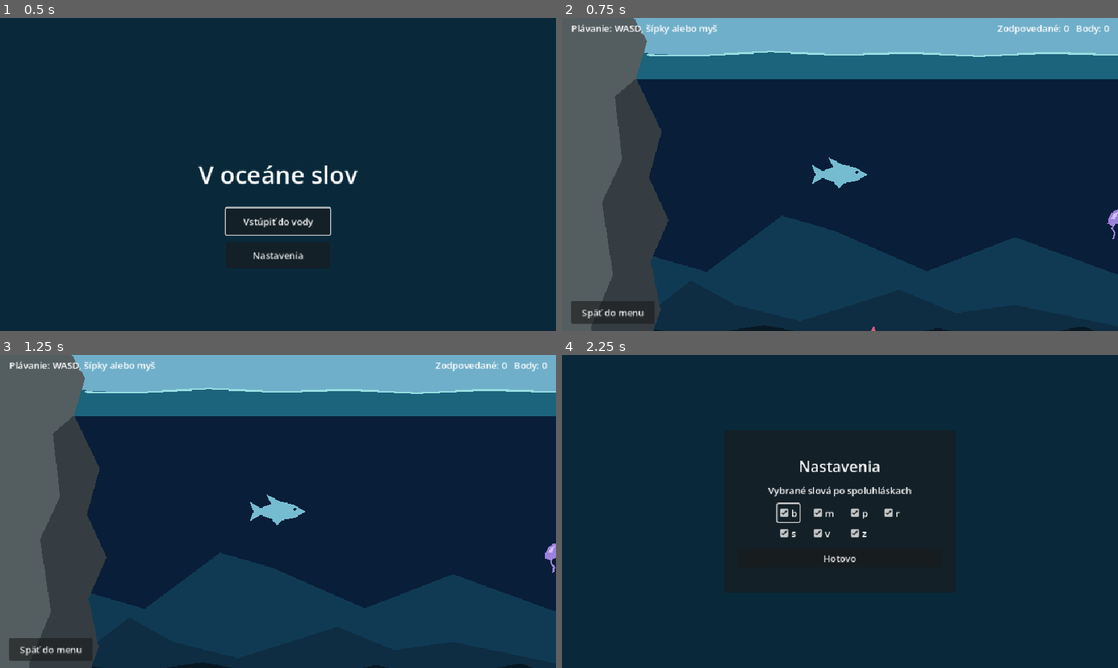
Above: before the commit, frames 1-4 (two rows, left to right).
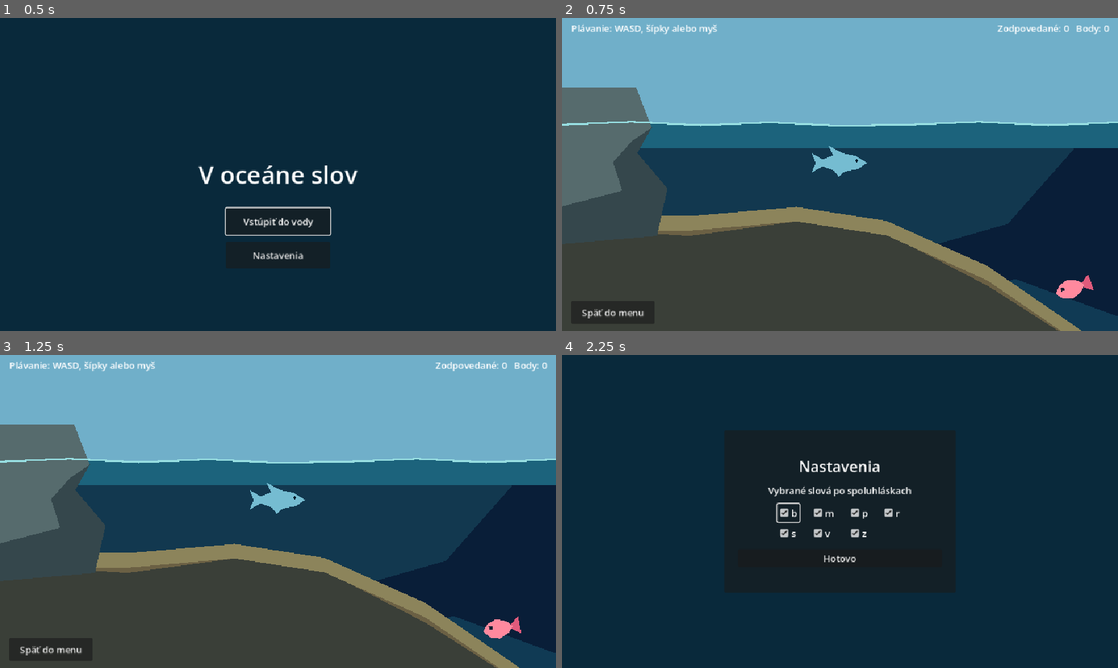
Above: after the commit, the same moments.

Repository: UCM-MS/T6-Projekt-V-oceane-slov
Game: Godot game, scene res://start.tscn
The game is run twice, just before and just after one commit, with the same random seed, the same clock (stepped at 60 frames per second) and the same inputs.
Inputs:
- Up to frame 1 (0.5 s): no input
- Up to frame 2 (0.75 s): click "Vstúpiť do vody" at 0.5 s
- Up to frame 3 (1.25 s): no input
- Up to frame 4 (2.25 s): click "Späť do menu" at 1.25 s; click "Nastavenia" at 2 s

Frame 1 is identical in both runs. In frame 2, 75% of the frame differs, in the area x 0-100%, y 0-100%; in frame 3, 75%; in frame 4, nothing differs.

Commit message:
enpanzia test mapy

Diff:
--- /dev/null
+++ b/project/game/dive_geometry.gd
@@ -0,0 +1,13 @@
+extends RefCounted
+
+const SURFACE_Y := 64.0
+const SWIM_BOUNDS := Rect2(218.0, SURFACE_Y, 4542.0, 1028.0)
+
+
+static func floor_y(profile: PackedVector2Array, x: float) -> float:
+	for index in range(profile.size() - 1):
+		var left := profile[index]
+		var right := profile[index + 1]
+		if right.x > left.x and x >= left.x and x <= right.x:
+			return lerpf(left.y, right.y, (x - left.x) / (right.x - left.x))
+	return SWIM_BOUNDS.end.y
--- /dev/null
+++ b/project/game/dive_regions.tscn
@@ -0,0 +1,46 @@
+[gd_scene format=3]
+
+[node name="DiveRegions" type="Node2D"]
+
+[node name="Wreck" type="Node2D" parent="."]
+position = Vector2(2500, 883)
+
+[node name="SandFoot" type="Polygon2D" parent="Wreck"]
+color = Color(0.44, 0.38, 0.27, 1)
+polygon = PackedVector2Array(-153, 19, -81, 1, 120, -3, 277, 9, 347, 23, 249, 28, -114, 27)
+
+[node name="FarMast" type="Polygon2D" parent="Wreck"]
+color = Color(0.34, 0.25, 0.19, 1)
+polygon = PackedVector2Array(113, -91, 118, -201, 130, -200, 132, -90)
+
+[node name="BrokenYard" type="Polygon2D" parent="Wreck"]
+color = Color(0.44, 0.32, 0.22, 1)
+polygon = PackedVector2Array(58, -176, 155, -159, 150, -151, 59, -168)
+
+[node name="Rope" type="Polygon2D" parent="Wreck"]
+color = Color(0.57, 0.47, 0.33, 1)
+polygon = PackedVector2Array(120, -185, 122, -181, 45, -94, 40, -93)
+
+[node name="SternCabin" type="Polygon2D" parent="Wreck"]
+color = Color(0.43, 0.31, 0.22, 1)
+polygon = PackedVector2Array(-54, -83, -46, -142, 41, -133, 42, -78)
+
+[node name="CabinWindow" type="Polygon2D" parent="Wreck"]
+color = Color(0.07, 0.18, 0.23, 1)
+polygon = PackedVector2Array(-33, -126, -6, -124, -7, -104, -35, -107)
+
+[node name="Hull" type="Polygon2D" parent="Wreck"]
+color = Color(0.40, 0.27, 0.20, 1)
+polygon = PackedVector2Array(-99, -98, 40, -80, 103, -90, 127, -77, 150, -93, 248, -77, 289, -105, 260, -48, 215, -10, 97, 14, -30, 0, -71, -24)
+
+[node name="HullBand" type="Polygon2D" parent="Wreck"]
+color = Color(0.61, 0.43, 0.28, 1)
+polygon = PackedVector2Array(-95, -91, 40, -73, 104, -83, 127, -70, 151, -86, 250, -69, 279, -90, 269, -73, 249, -59, 152, -75, 127, -59, 101, -72, 39, -61, -90, -79)
+
+[node name="BrokenPlanks" type="Polygon2D" parent="Wreck"]
+color = Color(0.20, 0.22, 0.21, 1)
+polygon = PackedVector2Array(96, -78, 114, -80, 130, -66, 153, -84, 165, -82, 149, -48, 128, -31, 117, -48)
+
+[node name="LowerHull" type="Polygon2D" parent="Wreck"]
+color = Color(0.29, 0.22, 0.18, 1)
+polygon = PackedVector2Array(-70, -29, 35, -22, 120, -9, 216, -21, 253, -43, 215, -10, 97, 14, -30, 0)
--- a/project/game/quiz_crab.gd
+++ b/project/game/quiz_crab.gd
@@ -1,6 +1,5 @@
 extends "res://quiz_fish.gd"
 
-var floor_profile: PackedVector2Array
 var leg_phase := 0.0
 
 func _ready() -> void:
@@ -9,13 +8,8 @@
 	escape_message = "Krab ušiel. Pozri si správny tvar."
 
 func place_on_floor(x: float) -> void:
-	position.x = x
-	for index in floor_profile.size() - 1:
-		var start := floor_profile[index]
-		var end := floor_profile[index + 1]
-		if end.x > start.x and x >= start.x and x <= end.x:
-			position.y = lerpf(start.y, end.y, (x - start.x) / (end.x - start.x)) - 12.0
-			return
+	position = Vector2(x, DiveGeometry.floor_y(floor_profile, x) - 12.0)
+
 
 func swim(delta: float, bounds: Rect2) -> void:
 	var next_x := position.x + velocity.x * delta
--- a/project/game/quiz_fish.gd
+++ b/project/game/quiz_fish.gd
@@ -1,7 +1,10 @@
 extends Node2D
 
+const DiveGeometry = preload("res://dive_geometry.gd")
 const SwimFacing = preload("res://swim_facing.gd")
 
+var floor_profile := PackedVector2Array()
+var floor_clearance := 24.0
 var escape_message := "Ryba ušla. Pozri si správny tvar."
 var facing := SwimFacing.new(-1.0)
 var facing_direction := Vector2.LEFT
@@ -26,11 +29,16 @@
 	var next_position := position + velocity * delta
 	if next_position.x <= bounds.position.x or next_position.x >= bounds.end.x:
 		velocity.x = -velocity.x
-	if next_position.y <= bounds.position.y or next_position.y >= bounds.end.y:
+	var floor_limit := swim_floor_y(clampf(next_position.x, bounds.position.x, bounds.end.x), bounds)
+	if next_position.y <= bounds.position.y or next_position.y >= floor_limit:
 		velocity.y = -velocity.y
 
-	position = next_position.clamp(bounds.position, bounds.end)
+	position = next_position.clamp(bounds.position, Vector2(bounds.end.x, floor_limit))
 	facing_direction = velocity
 
 func face_direction(direction: Vector2, delta: float) -> void:
 	transform = facing.update(direction, delta, position, true)
+
+
+func swim_floor_y(x: float, bounds: Rect2) -> float:
+	return clampf(DiveGeometry.floor_y(floor_profile, x) - floor_clearance, bounds.position.y, bounds.end.y)
--- a/project/game/quiz_jellyfish.gd
+++ b/project/game/quiz_jellyfish.gd
@@ -6,6 +6,7 @@
 func _ready() -> void:
 	velocity = Vector2(0.0, randf_range(12.0, 20.0) * signf(velocity.y))
 	vertical_speed = absf(velocity.y)
+	floor_clearance = 46.0
 	escape_message = "Medúza ušla. Pozri si správny tvar."
 
 func swim(delta: float, bounds: Rect2) -> void:
--- a/project/game/selected_words.json
+++ b/project/game/selected_words.json
@@ -162,7 +162,7 @@
     {"word":"rýdzi","prompt":"r_dzi","answer":"ý","explanation":"„rýdzi“ (čistý, bez prímesí) patrí medzi vybrané slová po r. Preto píšeme tvrdé ypsilon. V zadanej slabike vyslovujeme dlhú samohlásku, preto dopĺňame ý."},
     {"word":"kryha","prompt":"kr_ha","answer":"y","explanation":"„kryha“ (plávajúci kus ľadu) patrí medzi vybrané slová po r. Preto píšeme tvrdé ypsilon. V zadanej slabike vyslovujeme krátku samohlásku, preto dopĺňame y."},
     {"word":"úryvok","prompt":"úr_vok","answer":"y","explanation":"„Úryvok“ je vyňatá časť textu. Patrí k vybraným slovám po r a krátke y si môžeme zapamätať podľa príbuzného slova „úryvkový“."},
-    {"word":"rysavý","prompt":"r_savý","answer":"y","explanation":"„rysavý“ (majúci červenkastú farbu) patrí medzi vybrané slová po r. Preto píšeme tvrdé ypsilon. V zadanej slabike vyslovujeme krátku samohlásku, preto dopĺňame y."},
+    {"word":"rybník","prompt":"r_bník","answer":"y","explanation":"„Rybník“ patrí do rodiny vybraného slova „ryba“. V spoločnom základe „ryb-“ preto zachovávame krátke tvrdé y."},
     {"word":"prýštiť","prompt":"pr_štiť","answer":"ý","explanation":"„prýštiť“ (prudko vytekať) patrí medzi vybrané slová po r. Preto píšeme tvrdé ypsilon. V zadanej slabike vyslovujeme dlhú samohlásku, preto dopĺňame ý."},
     {"word":"rým","prompt":"r_m","answer":"ý","explanation":"„Rým“ označuje zvukovú zhodu na konci veršov. Je to vybrané slovo po r a dlhé ý má aj príbuzné slovo „rýmovať“."},
     {"word":"Torysa","prompt":"Tor_sa","answer":"y","explanation":"„Torysa“ (rieka na Slovensku) patrí medzi vybrané slová po r. Preto píšeme tvrdé ypsilon. V zadanej slabike vyslovujeme krátku samohlásku, preto dopĺňame y."},
@@ -192,7 +192,6 @@
     {"word":"riaditeľ","prompt":"r_aditeľ","answer":"i","explanation":"Slovo patrí do rodiny slova „riadiť“. V zadanej slabike je dvojhláska ia, ktorá sa začína mäkkým i."},
     {"word":"riadiť","prompt":"r_adiť","answer":"i","explanation":"Po r je v slove „riadiť“ dvojhláska ia. Aj keď je dvojhláska dlhá, zapisujeme ju dvoma písmenami a prvé je i bez dĺžňa."},
     {"word":"riadenie","prompt":"r_adenie","answer":"i","explanation":"Slovo patrí do rodiny slova „riadiť“. V zadanej slabike je dvojhláska ia, ktorá sa začína mäkkým i."},
-    {"word":"riava","prompt":"r_ava","answer":"i","explanation":"Po r je v slove „riava“ dvojhláska ia. Aj keď je dvojhláska dlhá, zapisujeme ju dvoma písmenami a prvé je i bez dĺžňa."},
     {"word":"riečisko","prompt":"r_ečisko","answer":"i","explanation":"Slovo patrí do rodiny slova „rieka“. V zadanej slabike je dvojhláska ie, ktorá sa začína mäkkým i."},
     {"word":"riasy","prompt":"r_asy","answer":"i","explanation":"Po r je v slove „riasy“ dvojhláska ia. Aj keď je dvojhláska dlhá, zapisujeme ju dvoma písmenami a prvé je i bez dĺžňa."},
     {"word":"riziko","prompt":"r_ziko","answer":"i","explanation":"„riziko“ je prevzaté slovo. V jeho ustálenom slovenskom zápise je po r mäkké i. V zadanej slabike vyslovujeme krátku samohlásku, preto píšeme i."},
--- a/project/game/shark.gd
+++ b/project/game/shark.gd
@@ -1,17 +1,17 @@
-extends Node2D
+extends CharacterBody2D
 
 const SWIM_SPEED := 240.0
 const SWIM_ACCELERATION := 800.0
-const SURFACE_Y := 64.0
+const DiveGeometry = preload("res://dive_geometry.gd")
+const SURFACE_Y := DiveGeometry.SURFACE_Y
 const JUMP_MIN_SPEED := 140.0
 const AIR_GRAVITY := 700.0
 const WaterSplash = preload("res://water_splash.gd")
 const SwimFacing = preload("res://swim_facing.gd")
-const SWIM_BOUNDS := Rect2(238.0, SURFACE_Y, 1924.0, 568.0)
+const SWIM_BOUNDS := DiveGeometry.SWIM_BOUNDS
 const CURSOR_HOLD_MS := 200
 const CURSOR_DRAG_DISTANCE := 8.0
 
-var velocity := Vector2.ZERO
 var airborne := false
 var entry_time := 0.0
 var entry_duration := 0.0
@@ -71,8 +71,12 @@
 		cancel_mouse_swim()
 
 	next_position = next_position.clamp(SWIM_BOUNDS.position, SWIM_BOUNDS.end)
-	var motion := next_position - position
-	position = next_position
+	var previous_position := position
+	var collision := move_and_collide(next_position - position)
+	if collision != null:
+		move_and_collide(collision.get_remainder().slide(collision.get_normal()))
+		velocity = velocity.slide(collision.get_normal())
+	var motion := position - previous_position
 	if not motion.is_zero_approx():
 		last_direction = motion
 
--- a/project/game/water.gd
+++ b/project/game/water.gd
@@ -10,7 +10,7 @@
 	preload("res://quiz_crab.tscn"): 2,
 	preload("res://quiz_jellyfish.tscn"): 2,
 }
-const SWIM_BOUNDS := Rect2(238.0, 114.0, 1924.0, 516.0)
+const SWIM_BOUNDS := Rect2(238.0, 108.0, 4510.0, 978.0)
 const SPAWN_DISTANCE := 190.0
 
 var active_creature: Fish
@@ -34,6 +34,15 @@
 
 
 func _ready() -> void:
+	var seabed: PackedVector2Array = $Seabed.polygon
+	var roof: PackedVector2Array = $BurrowRoof.polygon
+	for polygon in [seabed, roof]:
+		var collision := CollisionPolygon2D.new()
+		collision.polygon = polygon
+		$Terrain.add_child(collision)
+
+	var swim_floor := seabed.slice(0, 21)
+	swim_floor.append_array(roof.slice(0, 8))
 	question_pool = WordGroups.load_questions()
 	if question_pool.is_empty():
 		push_error("Slovník neobsahuje otázky pre zvolené skupiny.")
@@ -44,8 +53,7 @@
 		for index in range(CREATURE_COUNTS[scene]):
 			var creature := scene.instantiate() as Fish
 			$Creatures.add_child(creature)
-			if creature is Crab:
-				creature.floor_profile = $Seabed.polygon
+			creature.floor_profile = seabed if creature is Crab else swim_floor
 			creatures.append(creature)
 			_place_creature(creature)
 	_update_progress()
@@ -56,10 +64,8 @@
 	var candidate := Vector2(far_x, SWIM_BOUNDS.get_center().y)
 	var far_position := candidate
 	for attempt in range(24):
-		candidate = Vector2(
-			randf_range(SWIM_BOUNDS.position.x, SWIM_BOUNDS.end.x),
-			randf_range(SWIM_BOUNDS.position.y, SWIM_BOUNDS.end.y - (22.0 if creature is Jellyfish else 0.0))
-		)
+		var x := randf_range(SWIM_BOUNDS.position.x, SWIM_BOUNDS.end.x)
+		candidate = Vector2(x, randf_range(SWIM_BOUNDS.position.y, creature.swim_floor_y(x, SWIM_BOUNDS)))
 		var distance: float = candidate.distance_to(shark.position)
 		if creature is Crab:
 			distance = absf(candidate.x - shark.position.x)
@@ -69,7 +75,12 @@
 	if creature is Crab:
 		creature.place_on_floor(far_position.x)
 	else:
-		creature.position = far_position
+		creature.position = _keep_above_floor(creature, far_position)
+
+
+func _keep_above_floor(creature: Fish, point: Vector2) -> Vector2:
+	point.y = minf(point.y, creature.swim_floor_y(point.x, SWIM_BOUNDS))
+	return point
 
 
 func _update_progress() -> void:
@@ -80,6 +91,9 @@
 	for creature in creatures:
 		creature.swim(delta, SWIM_BOUNDS)
 		if not shark.airborne and shark.position.distance_squared_to(creature.position) <= ENCOUNTER_DISTANCE * ENCOUNTER_DISTANCE:
+			var sight := PhysicsRayQueryParameters2D.create(shark.position, creature.position, 1)
+			if not get_world_2d().direct_space_state.intersect_ray(sight).is_empty():
+				continue
 			active_creature = creature
 			_open_question()
 			break
@@ -175,7 +189,9 @@
 	if creature is Crab:
 		escape.tween_method(creature.place_on_floor, creature.position.x, destination.x, 0.4)
 	else:
-		escape.tween_property(creature, "position", destination, 0.4)
+		escape.tween_method(func(point: Vector2) -> void:
+			creature.position = _keep_above_floor(creature, point)
+		, creature.position, destination, 0.4)
 	escape.tween_property(creature, "modulate:a", 0.0, 0.4)
 	await escape.finished
 	creature.hide()
--- a/project/game/water.tscn
+++ b/project/game/water.tscn
@@ -2,6 +2,11 @@
 
 [ext_resource type="Script" path="res://shark.gd" id="1"]
 [ext_resource type="Script" path="res://water.gd" id="2"]
+
+[ext_resource type="PackedScene" path="res://dive_regions.tscn" id="3"]
+
+[sub_resource type="CircleShape2D" id="CircleShape2D_shark"]
+radius = 27.0
 
 [node name="Water" type="Node2D"]
 script = ExtResource("2")
@@ -22,7 +27,7 @@
 
 [node name="Silhouette" type="Polygon2D" parent="DistantRidge"]
 color = Color(0.065, 0.23, 0.33, 1)
-polygon = PackedVector2Array(0, 443, 115, 399, 250, 438, 380, 341, 470, 367, 630, 437, 782, 378, 960, 443, 960, 740, 0, 740)
+polygon = PackedVector2Array(0, 443, 115, 399, 250, 438, 380, 341, 470, 367, 630, 437, 782, 378, 960, 443, 960, 1350, 0, 1350)
 
 [node name="MiddleRidge" type="Parallax2D" parent="."]
 scroll_scale = Vector2(0.45, 0.8)
@@ -31,7 +36,7 @@
 
 [node name="Silhouette" type="Polygon2D" parent="MiddleRidge"]
 color = Color(0.055, 0.18, 0.26, 1)
-polygon = PackedVector2Array(0, 532, 150, 509, 223, 453, 300, 495, 411, 523, 583, 469, 680, 509, 782, 495, 960, 532, 960, 740, 0, 740)
+polygon = PackedVector2Array(0, 532, 150, 509, 223, 453, 300, 495, 411, 523, 583, 469, 680, 509, 782, 495, 960, 532, 960, 1350, 0, 1350)
 
 [node name="NearRidge" type="Parallax2D" parent="."]
 scroll_scale = Vector2(0.75, 0.9)
@@ -40,44 +45,60 @@
 
 [node name="Silhouette" type="Polygon2D" parent="NearRidge"]
 color = Color(0.035, 0.095, 0.14, 1)
-polygon = PackedVector2Array(0, 554, 90, 528, 235, 547, 350, 530, 512, 560, 650, 535, 760, 557, 900, 532, 960, 554, 960, 740, 0, 740)
+polygon = PackedVector2Array(0, 554, 90, 528, 235, 547, 350, 530, 512, 560, 650, 535, 760, 557, 900, 532, 960, 554, 960, 1350, 0, 1350)
 
 [node name="Sky" type="Polygon2D" parent="."]
 color = Color(0.44, 0.69, 0.79, 1)
-polygon = PackedVector2Array(0, -360, 2400, -360, 2400, 66, 0, 66)
+polygon = PackedVector2Array(0, -360, 4800, -360, 4800, 66, 0, 66)
+
+[node name="ShallowLight" type="Polygon2D" parent="."]
+color = Color(0.20, 0.56, 0.61, 0.23)
+polygon = PackedVector2Array(0, 65, 920, 65, 770, 235, 560, 295, 210, 298, 0, 310)
 
 [node name="SurfaceWater" type="Polygon2D" parent="."]
 color = Color(0.11, 0.39, 0.49, 1)
-polygon = PackedVector2Array(0, 65, 120, 60, 240, 65, 360, 58, 480, 64, 600, 60, 720, 66, 840, 60, 960, 64, 1080, 58, 1200, 64, 1320, 60, 1440, 66, 1560, 60, 1680, 64, 1800, 58, 1920, 64, 2040, 60, 2160, 66, 2280, 60, 2400, 65, 2400, 105, 0, 105)
+polygon = PackedVector2Array(0, 64, 120, 59, 240, 65, 360, 60, 480, 66, 600, 64, 720, 59, 840, 65, 960, 60, 1080, 66, 1200, 64, 1320, 59, 1440, 65, 1560, 60, 1680, 66, 1800, 64, 1920, 59, 2040, 65, 2160, 60, 2280, 66, 2400, 64, 2520, 59, 2640, 65, 2760, 60, 2880, 66, 3000, 64, 3120, 59, 3240, 65, 3360, 60, 3480, 66, 3600, 64, 3720, 59, 3840, 65, 3960, 60, 4080, 66, 4200, 64, 4320, 59, 4440, 65, 4560, 60, 4680, 66, 4800, 64, 4800, 105, 0, 105)
+
+[node name="BurrowShadow" type="Polygon2D" parent="."]
+color = Color(0.025, 0.078, 0.115, 1)
+polygon = PackedVector2Array(3840, 1009, 3910, 884, 3960, 824, 4160, 767, 4470, 806, 4625, 940, 4495, 1060, 4100, 1100)
 
 [node name="Seabed" type="Polygon2D" parent="."]
-color = Color(0.26, 0.25, 0.21, 1)
-polygon = PackedVector2Array(0, 694, 160, 682, 320, 680, 500, 690, 680, 681, 860, 685, 1030, 680, 1230, 689, 1400, 680, 1600, 685, 1790, 680, 2000, 689, 2200, 681, 2400, 691, 2400, 740, 0, 740)
+color = Color(0.23, 0.25, 0.22, 1)
+polygon = PackedVector2Array(0, 220, 220, 222, 405, 206, 560, 230, 735, 308, 920, 435, 1100, 550, 1290, 638, 1470, 620, 1670, 670, 1860, 746, 2030, 716, 2190, 798, 2400, 872, 2600, 888, 2790, 913, 2980, 886, 3180, 942, 3380, 916, 3560, 971, 3720, 1018, 3890, 1050, 4090, 1058, 4270, 1044, 4450, 994, 4540, 877, 4670, 782, 4800, 748, 4800, 1120, 0, 1120)
 
 [node name="SandShelf" type="Polygon2D" parent="."]
-color = Color(0.38, 0.34, 0.25, 1)
-polygon = PackedVector2Array(0, 694, 160, 682, 320, 680, 500, 690, 680, 681, 860, 685, 1030, 680, 1230, 689, 1400, 680, 1600, 685, 1790, 680, 2000, 689, 2200, 681, 2400, 691, 2400, 706, 2160, 695, 2000, 702, 1810, 694, 1600, 698, 1380, 695, 1230, 703, 1030, 693, 840, 701, 650, 696, 490, 705, 320, 693, 140, 697, 0, 708)
+color = Color(0.42, 0.38, 0.27, 1)
+polygon = PackedVector2Array(0, 220, 220, 222, 405, 206, 560, 230, 735, 308, 920, 435, 1100, 550, 1290, 638, 1470, 620, 1670, 670, 1860, 746, 2030, 716, 2190, 798, 2400, 872, 2600, 888, 2790, 913, 2980, 886, 3180, 942, 3380, 916, 3560, 971, 3720, 1018, 3890, 1050, 4090, 1058, 4270, 1044, 4450, 994, 4540, 877, 4670, 782, 4800, 748, 4800, 770, 4670, 807, 4540, 911, 4450, 1016, 4270, 1069, 4090, 1092, 3890, 1072, 3720, 1043, 3560, 1005, 3380, 938, 3180, 967, 2980, 920, 2790, 935, 2600, 913, 2400, 906, 2190, 820, 2030, 741, 1860, 780, 1670, 692, 1470, 645, 1290, 672, 1100, 572, 920, 460, 735, 342, 560, 252, 405, 231, 220, 256, 0, 242)
+
+[node name="ShallowSand" type="Polygon2D" parent="."]
+color = Color(0.55, 0.52, 0.36, 1)
+polygon = PackedVector2Array(0, 220, 220, 222, 405, 206, 560, 230, 735, 308, 920, 435, 1100, 550, 1290, 638, 1290, 663, 1100, 575, 920, 460, 735, 333, 560, 255, 405, 231, 220, 247, 0, 245)
+
+[node name="BurrowRoof" type="Polygon2D" parent="."]
+color = Color(0.25, 0.31, 0.34, 1)
+polygon = PackedVector2Array(3920, 808, 3970, 758, 4060, 721, 4180, 730, 4340, 690, 4530, 725, 4670, 738, 4800, 742, 4800, 901, 4620, 903, 4490, 881, 4350, 848, 4220, 835, 4110, 857, 4000, 842, 3940, 846)
+
+[node name="BurrowRoofRidge" type="Polygon2D" parent="."]
+color = Color(0.34, 0.39, 0.39, 1)
+polygon = PackedVector2Array(3920, 808, 3970, 758, 4060, 721, 4180, 730, 4340, 690, 4530, 725, 4670, 738, 4800, 742, 4800, 767, 4660, 770, 4520, 752, 4345, 718, 4170, 760, 4070, 750, 3984, 782, 3940, 824)
 
 [node name="LeftCliff" type="Polygon2D" parent="."]
-color = Color(0.21, 0.24, 0.26, 1)
-polygon = PackedVector2Array(0, 0, 124, 0, 147, 40, 128, 104, 172, 196, 150, 275, 184, 349, 153, 420, 170, 504, 145, 576, 190, 653, 177, 740, 0, 740)
+color = Color(0.21, 0.28, 0.30, 1)
+polygon = PackedVector2Array(0, 0, 128, 0, 155, 69, 130, 113, 182, 174, 164, 256, 0, 270)
 
 [node name="LeftCliffFace" type="Polygon2D" parent="."]
-color = Color(0.33, 0.37, 0.38, 1)
-polygon = PackedVector2Array(0, 0, 124, 0, 147, 40, 128, 104, 91, 136, 104, 244, 69, 318, 88, 443, 50, 533, 73, 653, 0, 696)
-
-[node name="RightCliff" type="Polygon2D" parent="."]
-color = Color(0.21, 0.24, 0.26, 1)
-polygon = PackedVector2Array(2400, 0, 2290, 0, 2250, 50, 2262, 104, 2232, 186, 2255, 266, 2219, 347, 2244, 433, 2227, 510, 2252, 593, 2210, 656, 2223, 740, 2400, 740)
-
-[node name="RightCliffFace" type="Polygon2D" parent="."]
-color = Color(0.34, 0.37, 0.38, 1)
-polygon = PackedVector2Array(2400, 0, 2290, 0, 2250, 50, 2262, 104, 2318, 142, 2296, 251, 2337, 341, 2301, 474, 2340, 568, 2315, 661, 2400, 705)
+color = Color(0.34, 0.42, 0.43, 1)
+polygon = PackedVector2Array(0, 0, 128, 0, 155, 69, 120, 93, 88, 129, 104, 178, 0, 205)
 
 [node name="Waterline" type="Line2D" parent="."]
-points = PackedVector2Array(147, 64, 240, 65, 360, 58, 480, 64, 600, 60, 720, 66, 840, 60, 960, 64, 1080, 58, 1200, 64, 1320, 60, 1440, 66, 1560, 60, 1680, 64, 1800, 58, 1920, 64, 2040, 60, 2160, 66, 2250, 62)
+points = PackedVector2Array(0, 64, 120, 59, 240, 65, 360, 60, 480, 66, 600, 64, 720, 59, 840, 65, 960, 60, 1080, 66, 1200, 64, 1320, 59, 1440, 65, 1560, 60, 1680, 66, 1800, 64, 1920, 59, 2040, 65, 2160, 60, 2280, 66, 2400, 64, 2520, 59, 2640, 65, 2760, 60, 2880, 66, 3000, 64, 3120, 59, 3240, 65, 3360, 60, 3480, 66, 3600, 64, 3720, 59, 3840, 65, 3960, 60, 4080, 66, 4200, 64, 4320, 59, 4440, 65, 4560, 60, 4680, 66, 4800, 64)
 width = 3.0
 default_color = Color(0.59, 0.87, 0.88, 1)
+
+[node name="Terrain" type="StaticBody2D" parent="."]
+
+[node name="DiveRegions" parent="." instance=ExtResource("3")]
 
 [node name="HUD" type="CanvasLayer" parent="."]
 
@@ -95,9 +116,13 @@
 offset_right = -16.0
 horizontal_alignment = 2
 
-[node name="Shark" type="Node2D" parent="."]
-position = Vector2(480, 270)
+[node name="Shark" type="CharacterBody2D" parent="."]
+collision_layer = 0
+position = Vector2(480, 130)
 script = ExtResource("1")
+
+[node name="CollisionShape2D" type="CollisionShape2D" parent="Shark"]
+shape = SubResource("CircleShape2D_shark")
 
 [node name="Visual" type="Node2D" parent="Shark"]
 
@@ -113,8 +138,8 @@
 [node name="Camera2D" type="Camera2D" parent="Shark"]
 limit_left = 0
 limit_top = -120
-limit_right = 2400
-limit_bottom = 740
+limit_right = 4800
+limit_bottom = 1120
 
 [node name="Creatures" type="Node2D" parent="."]
 
Not shown, added: project/game/dive_geometry.gd.uid
